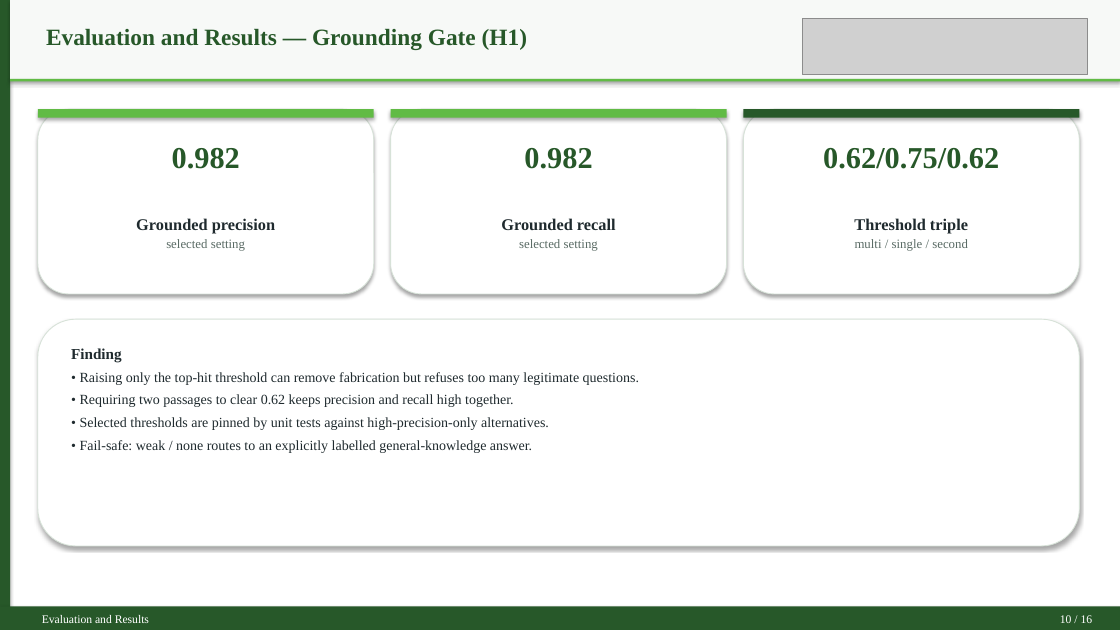
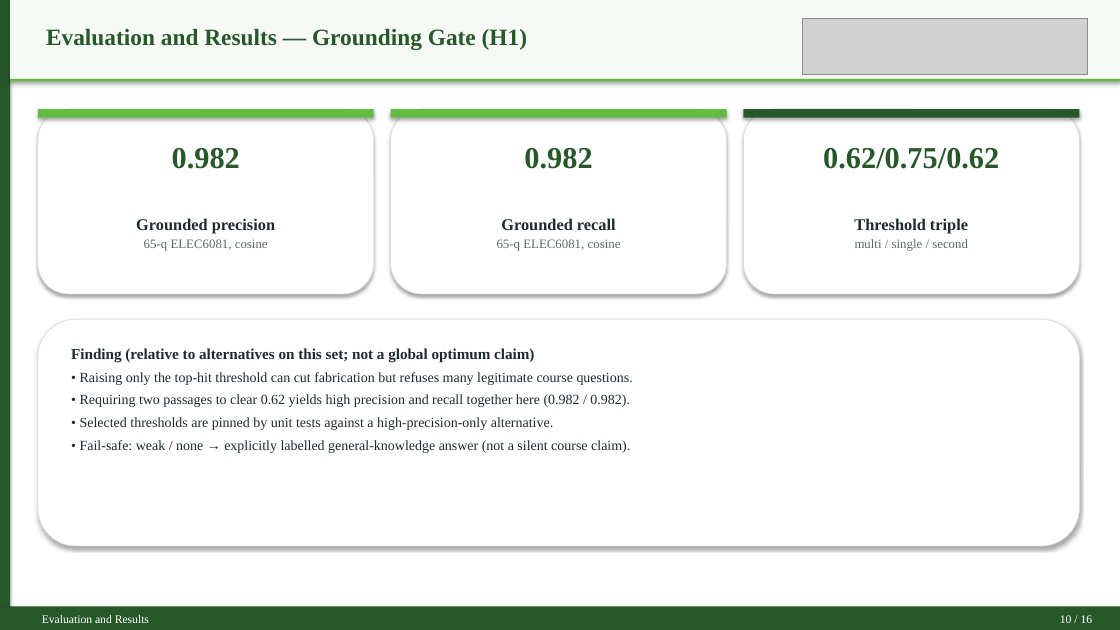
Before and after one commit to JinYue-star/ForRag, a slide deck: slide 10 of docs/Jin_Yue_3036494489_Final_Defense_Clean_TNR.pptx. Drawn at 1120x630 pixels with LibreOffice and Linux fonts; fonts in the diff are those of the drawing; grey boxes stand for pictures. Boxes give left, top, right and bottom in pixels: in the first picture for what was removed or moved away, otherwise in the second. Text is boxed around its words. In the diff, an @@ line names an element or a change of style, - is before the commit and + after.

```diff
--- a/docs/Jin_Yue_3036494489_Final_Defense_Clean_TNR.pptx
+++ b/docs/Jin_Yue_3036494489_Final_Defense_Clean_TNR.pptx
@@ text at bbox=[144, 239, 268, 251]: text changed @@
-selected setting
+65-q ELEC6081, cosine
@@ text at bbox=[497, 239, 621, 251]: text changed @@
-selected setting
+65-q ELEC6081, cosine
@@ text at bbox=[71, 348, 633, 453]: text changed @@
-Finding
-• Raising only the top-hit threshold can remove fabrication but refuses too many legitimate questions.
-• Requiring two passages to clear 0.62 keeps precision and recall high together.
-• Selected thresholds are pinned by unit tests against high-precision-only alternatives.
-• Fail-safe: weak / none routes to an explicitly labelled general-knowledge answer.
+Finding (relative to alternatives on this set; not a global optimum claim)
+• Raising only the top-hit threshold can cut fabrication but refuses many legitimate course questions.
+• Requiring two passages to clear 0.62 yields high precision and recall together here (0.982 / 0.982).
+• Selected thresholds are pinned by unit tests against a high-precision-only alternative.
+• Fail-safe: weak / none → explicitly labelled general-knowledge answer (not a silent course claim).
```
Also in this commit, not shown: 9 other slides changed, 14 other files.
